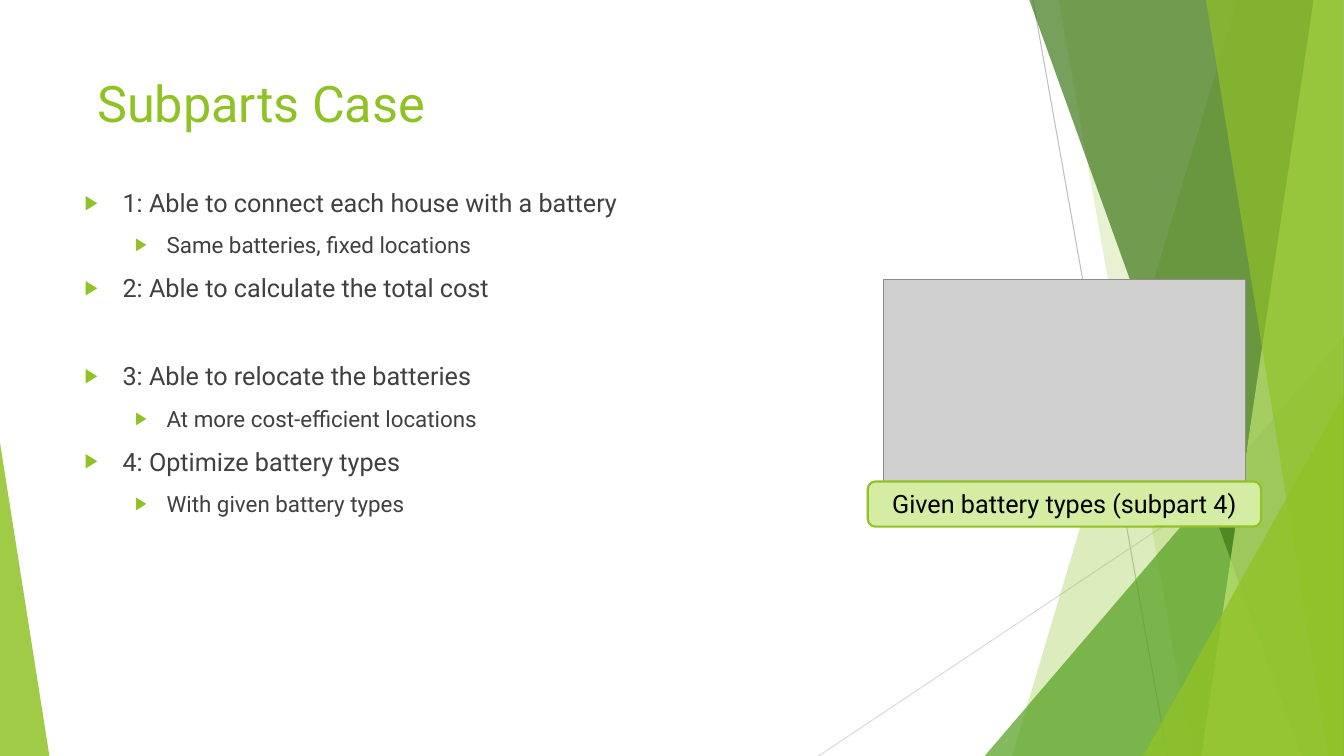
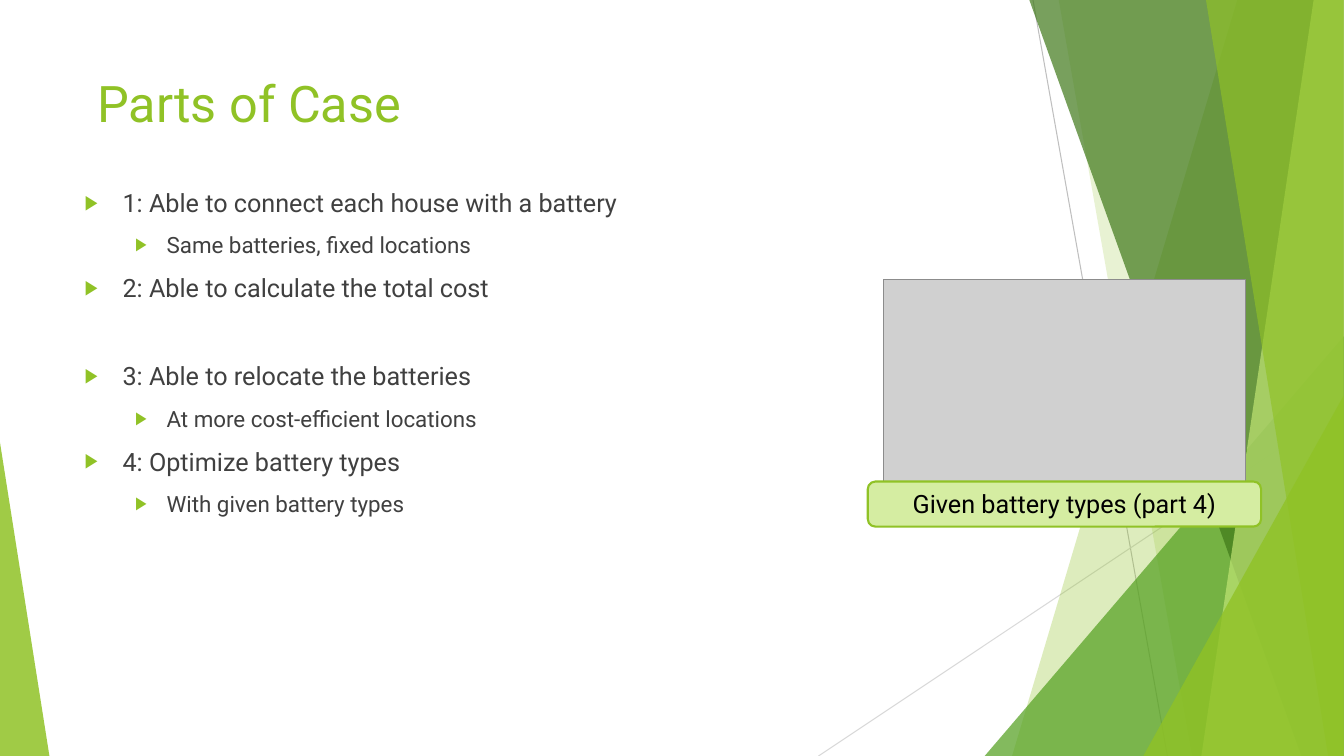
Before and after one commit to JSMR-heuristics/JSMR, a slide deck: slide 3 of results/pres_figures/EndPres.pptx. Drawn at 1344x756 pixels with LibreOffice and Linux fonts; fonts in the diff are those of the drawing; grey boxes stand for pictures. Boxes give left, top, right and bottom in pixels: in the first picture for what was removed or moved away, otherwise in the second. Text is boxed around its words. In the diff, an @@ line names an element or a change of style, - is before the commit and + after.

```diff
--- a/results/pres_figures/EndPres.pptx
+++ b/results/pres_figures/EndPres.pptx
@@ title at (97, 83, 401, 123): text changed @@
-Subparts Case
+Parts of Case
@@ text in rounded rectangle at (913, 493, 1216, 519): text changed @@
-Given battery types (subpart 4)
+Given battery types (part 4)
```
Also in this commit, not shown: 1 other slide changed, 5 other files.
